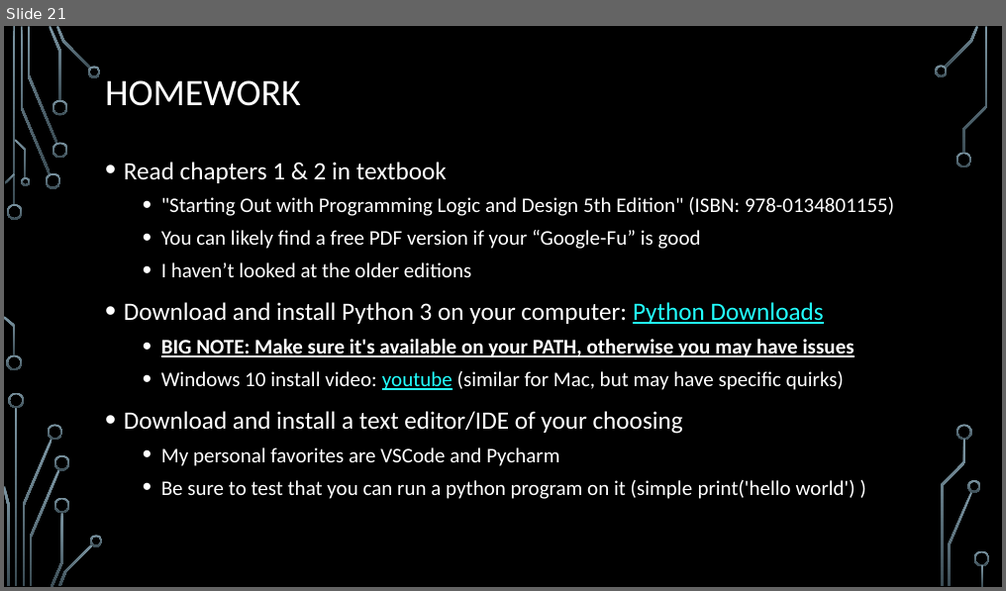
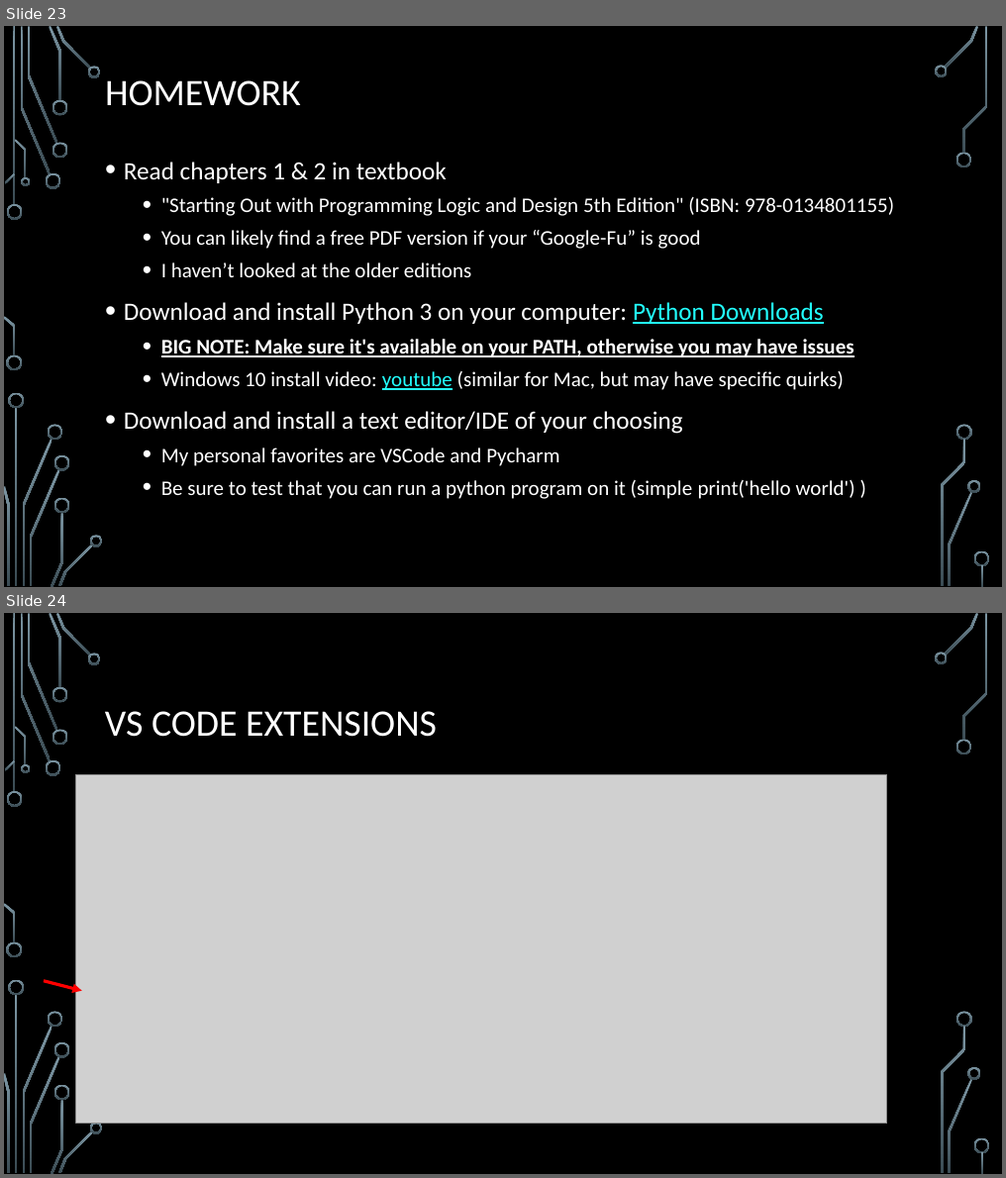
Before and after one commit to william-estes/youtube, a slide deck: lecture_1/Lecture_1.pptx. Shown one above the other, each under a label of ours: slide 21 before the commit, slides 23 and 24 after it. The pictures are 1006x591 and 1006x1178 pixels, drawn with LibreOffice and Linux fonts; fonts in the diff are those of the drawing; grey boxes stand for pictures; background and template pictures are left out. Boxes give left, top, right and bottom in pixels: in the first picture for what was removed or moved away, otherwise in the second. Text is boxed around its words. In the diff, an @@ line names an element or a change of style, - is before the commit and + after.

```diff
--- a/lecture_1/Lecture_1.pptx
+++ b/lecture_1/Lecture_1.pptx
@@ slide 24 added at (4, 613, 1002, 1174), background picture (left out); not listed: 36 template elements that a slide beside it also shows @@
@@ title added at (105, 711, 437, 737), 36 pt, text #FFFFFF @@
+VS CODE EXTENSIONS
@@ picture added at (76, 774, 887, 1124) @@
@@ arrow added from (44, 981) to (82, 991), #FF0000 3 pt @@
@@ what was slide 21 is now slide 23 @@
```
Also in this commit, not shown: 7 slides changed, 2 other slides added, 1 other file.
